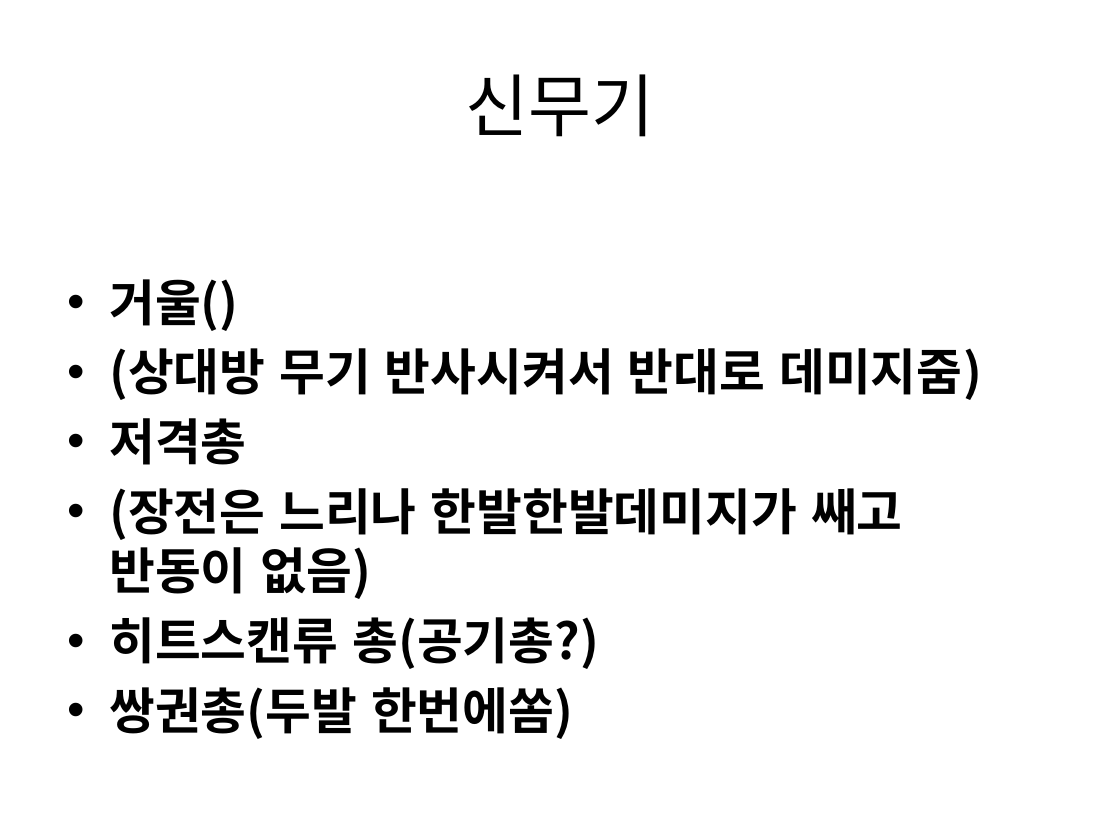
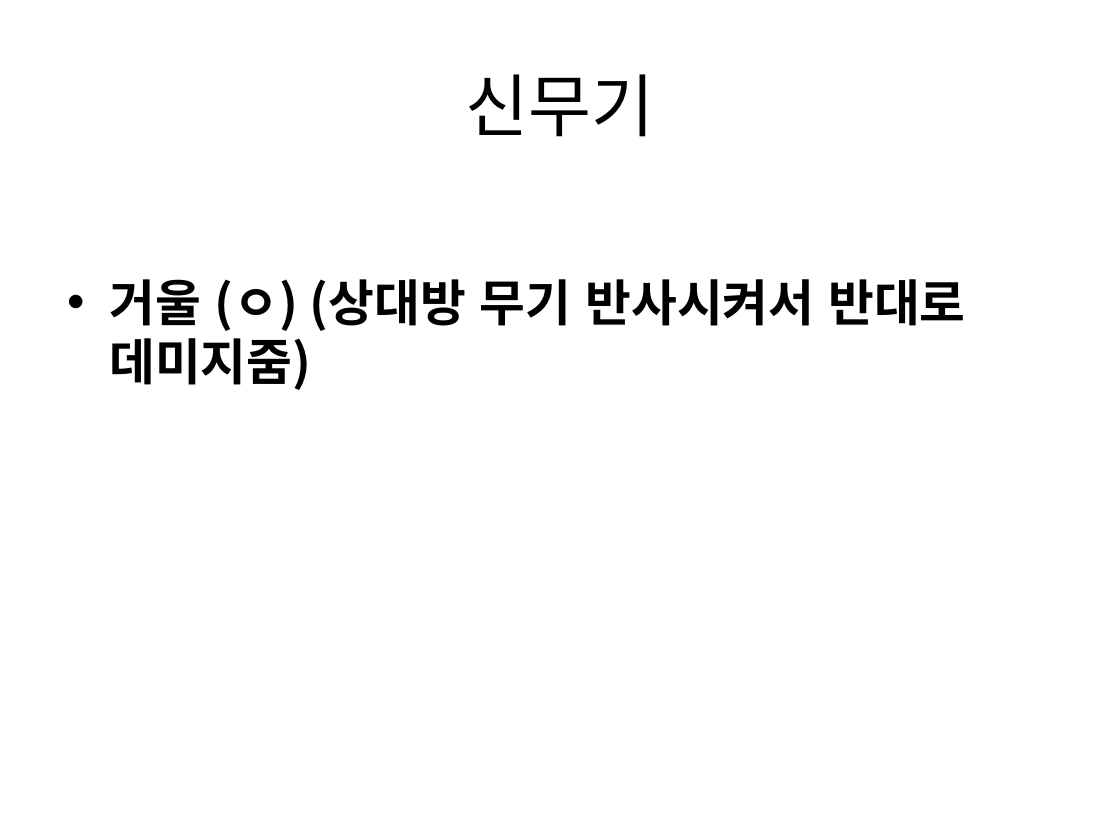
Before and after one commit to gkdlgndpdu/EscapeJail, a slide deck: slide 25 of EscapeJail/Assets/기획/스테이지1기획.pptx. Drawn at 1120x840 pixels with LibreOffice and Linux fonts; fonts in the diff are those of the drawing. Boxes give left, top, right and bottom in pixels: in the first picture for what was removed or moved away, otherwise in the second. Text is boxed around its words. In the diff, an @@ line names an element or a change of style, - is before the commit and + after.

```diff
--- a/EscapeJail/Assets/기획/스테이지1기획.pptx
+++ b/EscapeJail/Assets/기획/스테이지1기획.pptx
@@ text at (x1=109, y1=279, x2=965, y2=390): text changed @@
-• 거울()
-• (상대방 무기 반사시켜서 반대로 데미지줌)
-• 저격총
-• (장전은 느리나 한발한발데미지가 쌔고 반동이 없음)
-• 히트스캔류 총(공기총?)
-• 쌍권총(두발 한번에쏨)
+• 거울 (ㅇ) (상대방 무기 반사시켜서 반대로 데미지줌)
```
Also in this commit, not shown: 10 other slides changed, 1 slide removed, 28 other files.
